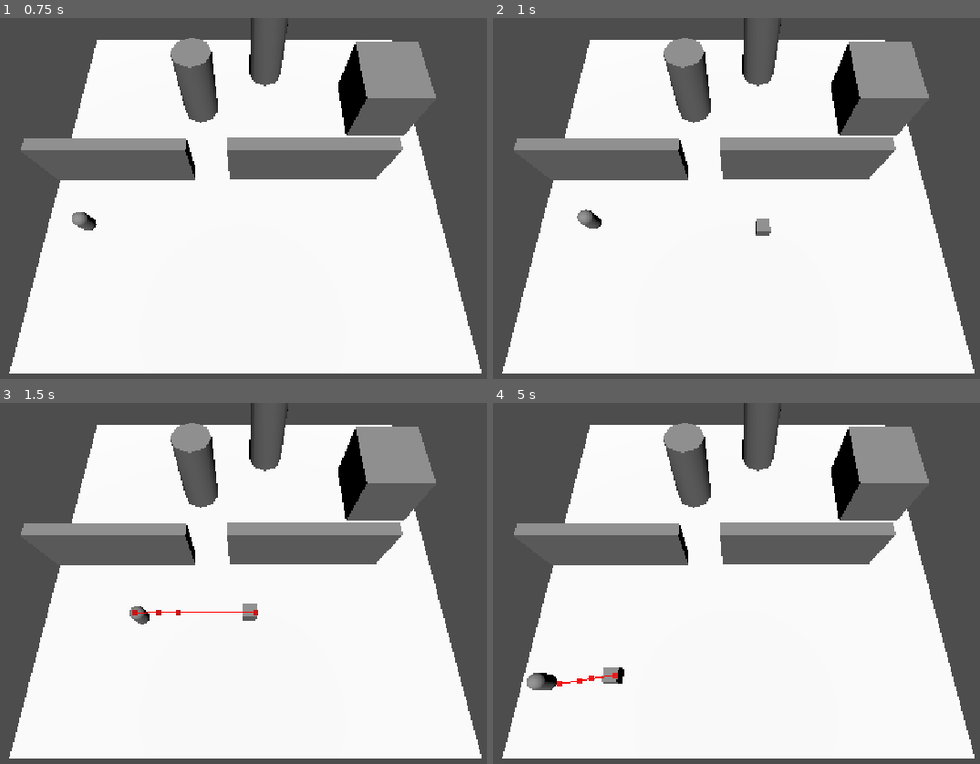
Above: before the commit, frames 1-4 (two rows, left to right).
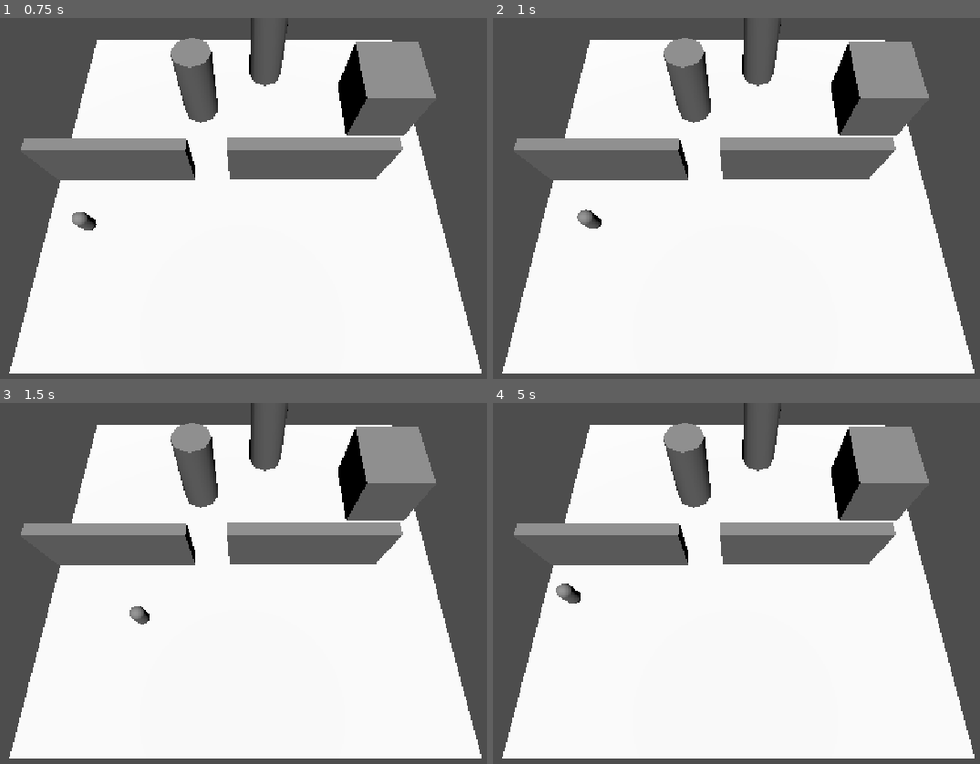
Above: after the commit, the same moments.

Repository: Lunycat/Ded_vs_Zombie
Game: Godot game, scene res://scenes/game.tscn
Same seed, same stepped clock (60 frames per second), same inputs: the game is played once before the commit and once after it.
Inputs:
- Up to frame 1 (0.75 s): tap Enter (ui_accept) at 0.5 s; hold Right (ui_right) from 0.53 s (still down)
- Up to frame 2 (1 s): keep holding Right (ui_right); tap Enter (ui_accept) at 0.77 s
- Up to frame 3 (1.5 s): release Right (ui_right) at 1.28 s; hold Down (ui_down) from 1.28 s (still down)
- Up to frame 4 (5 s): tap Enter (ui_accept) at 1.52, 3.02, 3.77, 4.52 s; release Down (ui_down) at 2.03 s; hold Right (ui_right) 2.03-2.78 s; hold Up (ui_up) 2.78-3.53 s; hold Left (ui_left) from 3.53 s (still down)

Frame 1 is identical in both runs. In frame 2, 0.1% of the frame differs, in the area x 53-58%, y 55-61%; in frame 3, 0.2%; in frame 4, 0.7%, in the area x 6-27%, y 50-80%.

Commit message:
add camera valid spawn

Diff:
--- a/scenes/game.tscn
+++ b/scenes/game.tscn
@@ -67,7 +67,6 @@
 [node name="SpawnManager" parent="." unique_id=157596160 instance=ExtResource("1_lnu2h")]
 min_radius = 12.0
 max_radius = 12.0
-max_zombies = 10
 
 [node name="Camera3D" type="Camera3D" parent="." unique_id=1565580960]
 transform = Transform3D(1, 0, 0, 0, 0.34202015, 0.9396926, 0, -0.9396926, 0.34202015, -0.14714766, 19.234484, 11.174393)
--- a/scripts/spawn_manager.gd
+++ b/scripts/spawn_manager.gd
@@ -7,16 +7,18 @@
 @onready var _timer: Timer = $Timer
 
 const ZOMBIE_SCENE: Resource = preload("res://scenes/zombies/zombie.tscn")
+const GOLDEN_ANGLE: float = PI * (3.0 - sqrt(5.0))
 var _player: CharacterBody3D = null
-const GOLDEN_ANGLE: float = PI * (3.0 - sqrt(5.0))
+var _camera: Camera3D = null
 var _angle: float = 0
-var _spawn_count = 0
-var _alive_zombie = 0
+var _spawn_count: int = 0
+var _alive_zombie: int = 0
 var _R: float = 0
 var _navigation_map: RID
 
 func _ready() -> void:
 	_player = get_tree().get_first_node_in_group("player")
+	_camera = get_viewport().get_camera_3d()
 	_timer.timeout.connect(_on_timeout)
 	_navigation_map = get_world_3d().navigation_map
 
@@ -34,7 +36,8 @@
 		var vector_valid: Vector3 = NavigationServer3D.map_get_closest_point(
 			_navigation_map, vector_of_spawn
 		)
-		if vector_of_spawn.distance_to(vector_valid) < 0.6:
+		var distance: float = vector_of_spawn.distance_to(vector_valid)
+		if distance < 0.6 and not _camera.is_position_in_frustum(vector_valid):
 			_spawn_zombies(vector_valid)
 
 func _spawn_zombies(vector: Vector3) -> void:
